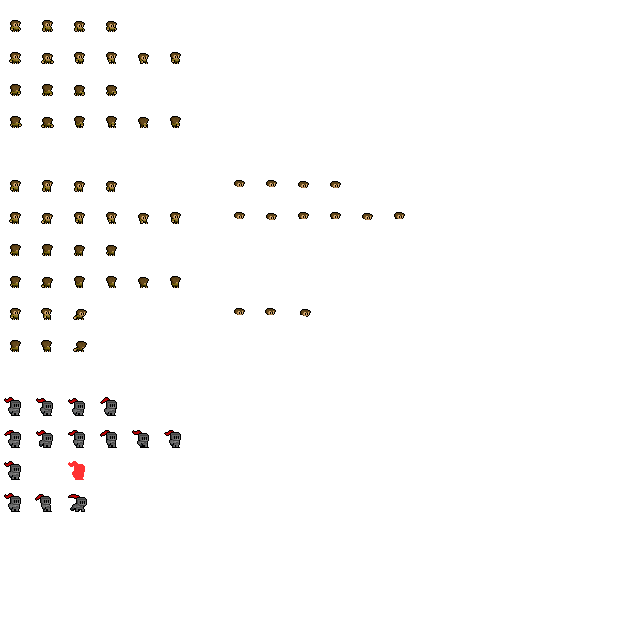
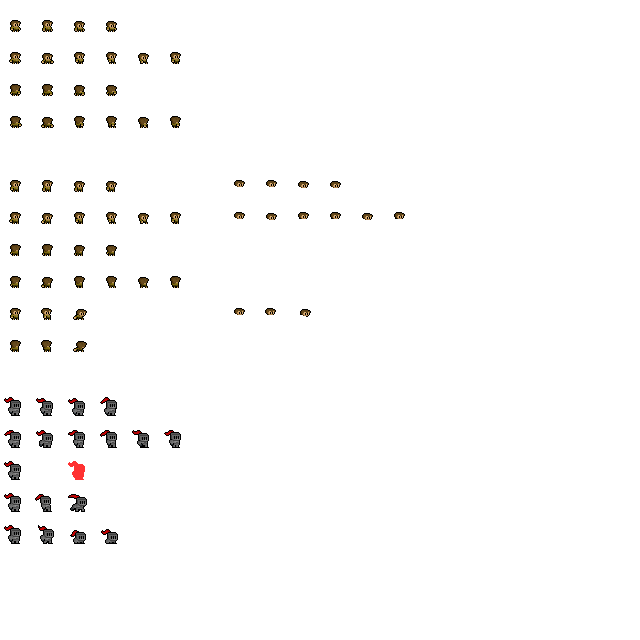
Layered file, before and after one edit (640 x 640). Changes by layer:
pixels changed over [4, 525, 118, 544] (layer not identified)